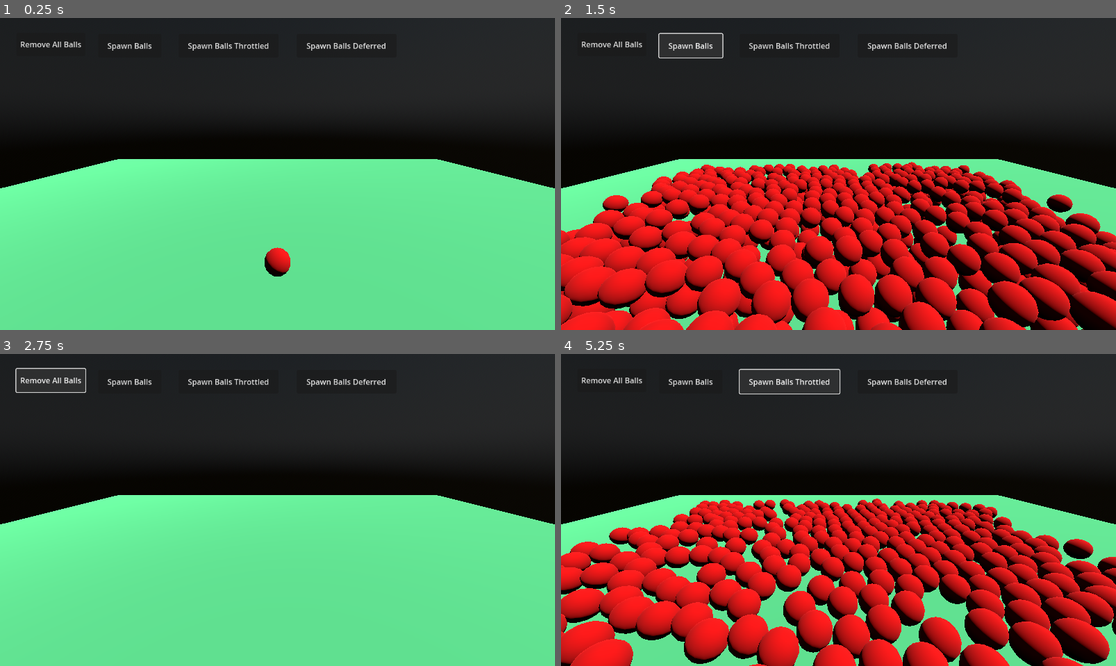
Above: before the commit, frames 1-4 (two rows, left to right).
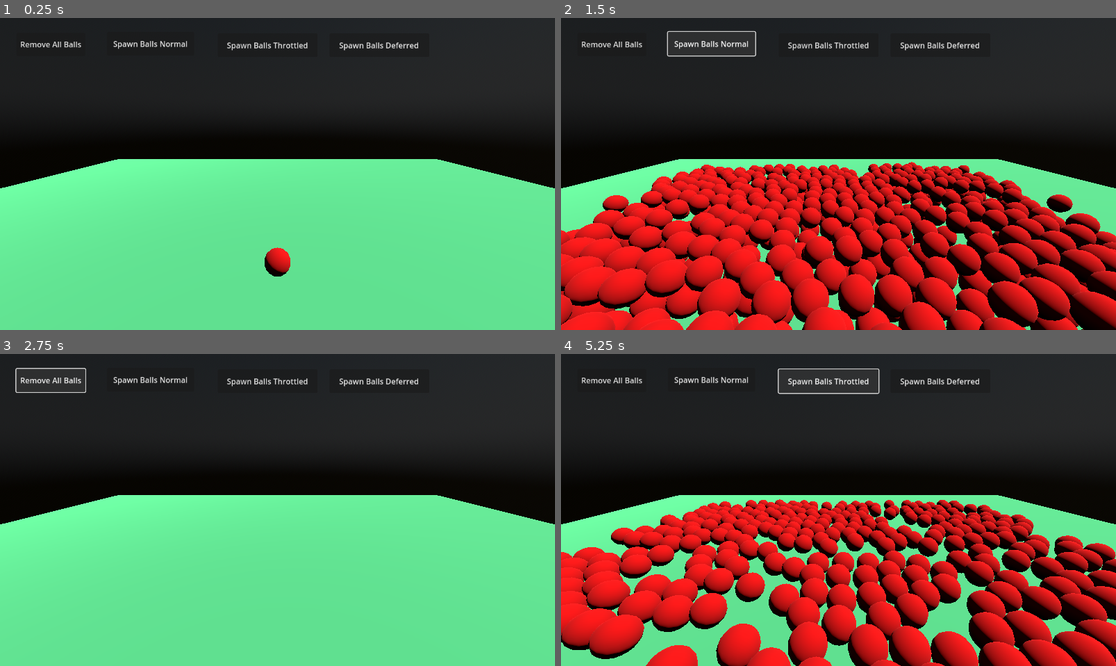
Above: after the commit, the same moments.

Repository: ImmersiveRPG/GodotCallThrottled
Game: Godot game, scene res://src/World/world.tscn
The game is run twice, just before and just after one commit, with the same random seed, the same clock (stepped at 60 frames per second) and the same inputs.
Inputs:
- Up to frame 1 (0.25 s): no input
- Up to frame 2 (1.5 s): click "Spawn Balls" (after the commit: "Spawn Balls Normal") at 0.5 s; click "Spawn Balls" (after the commit: "Spawn Balls Normal") at 1.25 s
- Up to frame 3 (2.75 s): click "Remove All Balls" at 2 s
- Up to frame 4 (5.25 s): click "Spawn Balls Throttled" at 2.75 s; click "Spawn Balls Deferred" at 3.5 s; click "Remove All Balls" at 4.25 s; click "Spawn Balls Throttled" at 5 s

The runs differ from the first frame. In frame 1, 0.7% of the frame differs, in the area x 19-76%, y 7-11%; in frame 2, 1.0%; in frame 3, 0.7%; in frame 4, 37%, in the area x 0-100%, y 4-100%.

Commit message:
Made run at start of scene tree _physics_process run.

Diff:
--- a/project/project.godot
+++ b/project/project.godot
@@ -12,6 +12,7 @@
 
 config/name="Example Godot Throttle"
 run/main_scene="res://src/World/world.tscn"
+run/main_loop_type="CustomSceneTree"
 config/features=PackedStringArray("4.0", "Forward Plus")
 config/icon="res://icon.svg"
 
--- /dev/null
+++ b/project/src/CustomSceneTree/custom_scene_tree.gd
@@ -0,0 +1,31 @@
+# Copyright (c) 2023 Matthew Brennan Jones <matthew.brennan.jones@gmail.com>
+# This file is licensed under the MIT License
+# https://github.com/ImmersiveRPG/ExampleGodotThrottle
+
+extends SceneTree
+
+class_name CustomSceneTree
+
+
+var _throttler = null
+
+func _initialize() -> void:
+	print("Main Loop Initialized")
+
+func _finalize() -> void:
+	print("Main Loop Finalized")
+	pass
+
+func _physics_process(_delta : float) -> bool:
+	#print("!!!!!! _physics_process")
+	if _throttler == null:
+		_throttler = self.root.get_node_or_null("Throttler")
+	if _throttler._is_setup:
+		_throttler._run_callables()
+
+	return false
+
+func _process(_delta : float) -> bool:
+	#print("!!!!!! _process")
+
+	return false
--- a/project/src/Singletons/Throttler.gd
+++ b/project/src/Singletons/Throttler.gd
@@ -4,58 +4,59 @@
 
 extends Node3D
 
-var _is_running := false
+
 var _to_call := []
 var _mutex := Mutex.new()
 
-func _start_loop(frame_budget_msec : int, frame_budget_threshold_msec : int) -> void:
-	while _is_running:
-		# Wait here until the next process frame starts
-		await self.get_tree().process_frame
+var _frame_budget_msec := 0
+var _frame_budget_threshold_msec := 0
+var _is_setup := false
 
-		var frame_budget_remaining_msec := frame_budget_msec
-		var frame_budget_used_msec := 0
-		var is_working := true
-		var call_count := 0
-		while is_working:
-			var before := Time.get_ticks_msec()
+func _run_callables() -> void:
+	if not _is_setup:
+		push_error("Please run Throttler.start before calling")
+		return
 
-			# Get the next callable
-			_mutex.lock()
-			var entry = _to_call.pop_front()
-			_mutex.unlock()
+	var frame_budget_remaining_msec := _frame_budget_msec
+	var frame_budget_used_msec := 0
+	var is_working := true
+	var call_count := 0
+	while is_working:
+		var before := Time.get_ticks_msec()
 
-			var did_call := false
-			if entry:
-				var callable = entry["callable"]
-				var args = entry["args"]
-				if callable != null and callable.is_valid():
-					if args != null and typeof(args) == TYPE_ARRAY and not args.is_empty():
-						callable.callv(args)
-					else:
-						callable.call()
-					did_call = true
-					call_count += 1
+		# Get the next callable
+		_mutex.lock()
+		var entry = _to_call.pop_front()
+		_mutex.unlock()
 
-			var after := Time.get_ticks_msec()
-			var used := after - before
-			frame_budget_remaining_msec -= used
-			frame_budget_used_msec += used
+		var did_call := false
+		if entry:
+			var callable = entry["callable"]
+			var args = entry["args"]
+			if callable != null and callable.is_valid():
+				if args != null and typeof(args) == TYPE_ARRAY and not args.is_empty():
+					callable.callv(args)
+				else:
+					callable.call()
+				did_call = true
+				call_count += 1
 
-			# Stop running callables if there are none left, or we are over budget
-			if not did_call or frame_budget_remaining_msec < frame_budget_threshold_msec:
-				is_working = false
+		var after := Time.get_ticks_msec()
+		var used := after - before
+		frame_budget_remaining_msec -= used
+		frame_budget_used_msec += used
 
-		if call_count > 0:
-			print("budget:%s, used:%s, remaining:%s, calls:%s" % [frame_budget_msec, frame_budget_used_msec, frame_budget_remaining_msec, call_count])
+		# Stop running callables if there are none left, or we are over budget
+		if not did_call or frame_budget_remaining_msec < _frame_budget_threshold_msec:
+			is_working = false
+
+	if call_count > 0:
+		print("budget:%s, used:%s, remaining:%s, calls:%s" % [_frame_budget_msec, frame_budget_used_msec, frame_budget_remaining_msec, call_count])
 
 func start(frame_budget_msec : int, frame_budget_threshold_msec : int) -> void:
-	_is_running = true
-
-	self.call_deferred("_start_loop", frame_budget_msec, frame_budget_threshold_msec)
-
-func stop() -> void:
-	_is_running = false
+	_frame_budget_msec = frame_budget_msec
+	_frame_budget_threshold_msec = frame_budget_threshold_msec
+	_is_setup = true
 
 func call_throttled(cb : Callable, args := []) -> void:
 	var entry := {
--- a/project/src/World/world.gd
+++ b/project/src/World/world.gd
@@ -8,7 +8,7 @@
 
 @onready var _ball_holder : Node = $BallHolder
 
-func _init() -> void:
+func _ready() -> void:
 	var frame_budget_msec := roundi(1000 / Engine.get_physics_ticks_per_second())
 	var frame_budget_threshold_msec := 5
 	Throttler.start(frame_budget_msec, frame_budget_threshold_msec)
--- a/project/src/World/world.tscn
+++ b/project/src/World/world.tscn
@@ -43,24 +43,24 @@
 text = "Remove All Balls"
 
 [node name="ButtonSpawnBallsBlocking" type="Button" parent="."]
-offset_left = 204.0
-offset_top = 33.0
-offset_right = 335.0
-offset_bottom = 82.0
-text = "Spawn Balls"
+offset_left = 222.0
+offset_top = 29.0
+offset_right = 403.0
+offset_bottom = 78.0
+text = "Spawn Balls Normal"
 
 [node name="ButtonSpawnBallsThrottled" type="Button" parent="."]
-offset_left = 371.0
-offset_top = 33.0
-offset_right = 578.0
-offset_bottom = 82.0
+offset_left = 452.0
+offset_top = 32.0
+offset_right = 659.0
+offset_bottom = 81.0
 text = "Spawn Balls Throttled"
 
 [node name="ButtonSpawnBallsDeferred" type="Button" parent="."]
-offset_left = 616.0
-offset_top = 33.0
-offset_right = 823.0
-offset_bottom = 82.0
+offset_left = 684.0
+offset_top = 32.0
+offset_right = 891.0
+offset_bottom = 81.0
 text = "Spawn Balls Deferred"
 
 [node name="StaticBody3D" type="StaticBody3D" parent="."]
